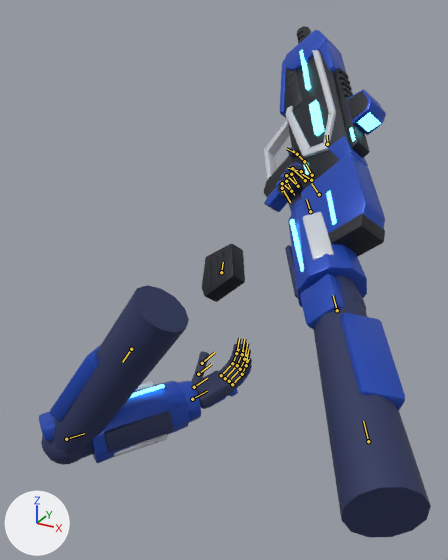
Renders of the Blender file assets_src/fp_rig.blend from each side of a commit.
Rendered twice from a 50 mm lens placed at (0.535, -0.75, 0.258), pointed at (-0.068, 0.347, -0.29). The lights are fixed; the arrows at lower left show +X, +Y and +Z. The older version comes first. Both versions are drawn at frame 9 of the action 'reload'; the numbers are the values there. The bones that bend it are drawn over the model as lines.

Names of what the first picture shows: 'FPRigMesh'.
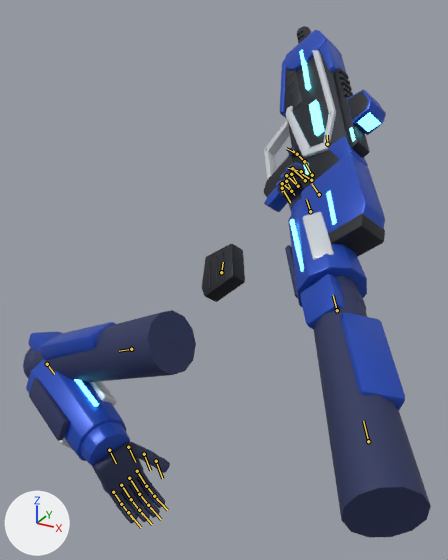
The change in detail:
Bone 'upper.L' (bone_upper_l) turns from (-56, 3, 99) to (-26, -2, 83) degrees about its own x, y and z.
Bone 'fore.L' (bone_fore_l) moves from (0.041, 0.053, -0.017) to (-0.067, 0.127, 0.105).
Bone 'fore.L' (bone_fore_l) turns from (-5, 171, -39) to (-168, 17, 69) degrees about its own x, y and z.
Bone 'hand.L' (bone_hand_l) moves from (0.224, -0.011, 0.007) to (0.202, -0.293, 0.048).
Bone 'hand.L' (bone_hand_l) turns from (-15, 170, -35) to (-94, -17, 72) degrees about its own x, y and z.
Bone 'index1.L' (bone_index1_l) moves from (0.217, -0.011, 0.026) to (0.195, -0.336, -0.035).
Bone 'index1.L' (bone_index1_l) turns from (-35, 170, -35) to (-114, -17, 72) degrees about its own x, y and z.
Bone 'index2.L' (bone_index2_l) moves from (0.232, -0.022, 0.049) to (0.214, -0.371, -0.07).
Bone 'index2.L' (bone_index2_l) turns from (-58, 170, -35) to (-137, -17, 72) degrees about its own x, y and z.
Bone 'index3.L' (bone_index3_l) moves from (0.237, -0.035, 0.072) to (0.234, -0.399, -0.088).
Bone 'index3.L' (bone_index3_l) turns from (105, 10, 145) to (-154, -17, 72) degrees about its own x, y and z.
Bone 'middle1.L' (bone_middle1_l) moves from (0.255, -0.022, 0.03) to (0.21, -0.355, -0.041).
Bone 'middle1.L' (bone_middle1_l) turns from (-35, 170, -35) to (-114, -17, 72) degrees about its own x, y and z.
Bone 'middle2.L' (bone_middle2_l) moves from (0.271, -0.034, 0.055) to (0.23, -0.393, -0.079).
Bone 'middle2.L' (bone_middle2_l) turns from (-58, 170, -35) to (-137, -17, 72) degrees about its own x, y and z.
Bone 'middle3.L' (bone_middle3_l) moves from (0.277, -0.048, 0.079) to (0.252, -0.423, -0.098).
Bone 'middle3.L' (bone_middle3_l) turns from (105, 10, 145) to (-154, -17, 72) degrees about its own x, y and z.
Bone 'ring1.L' (bone_ring1_l) moves from (0.293, -0.034, 0.034) to (0.224, -0.374, -0.047).
Bone 'ring1.L' (bone_ring1_l) turns from (-35, 170, -35) to (-114, -17, 72) degrees about its own x, y and z.
Bone 'ring2.L' (bone_ring2_l) moves from (0.308, -0.045, 0.056) to (0.243, -0.409, -0.082).
Bone 'ring2.L' (bone_ring2_l) turns from (-58, 170, -35) to (-137, -17, 72) degrees about its own x, y and z.
Bone 'ring3.L' (bone_ring3_l) moves from (0.313, -0.058, 0.079) to (0.263, -0.437, -0.1).
Bone 'ring3.L' (bone_ring3_l) turns from (105, 10, 145) to (-154, -17, 72) degrees about its own x, y and z.
Bone 'pinky1.L' (bone_pinky1_l) moves from (0.331, -0.046, 0.037) to (0.239, -0.393, -0.053).
Bone 'pinky1.L' (bone_pinky1_l) turns from (-35, 170, -35) to (-114, -17, 72) degrees about its own x, y and z.
Bone 'pinky2.L' (bone_pinky2_l) moves from (0.343, -0.055, 0.056) to (0.254, -0.422, -0.082).
Bone 'pinky2.L' (bone_pinky2_l) turns from (-58, 170, -35) to (-137, -17, 72) degrees about its own x, y and z.
Bone 'pinky3.L' (bone_pinky3_l) moves from (0.347, -0.066, 0.074) to (0.271, -0.445, -0.096).
Bone 'pinky3.L' (bone_pinky3_l) turns from (105, 10, 145) to (-154, -17, 72) degrees about its own x, y and z.
Bone 'thumb1.L' (bone_thumb1_l) moves from (0.169, 0.004, 0.018) to (0.186, -0.278, 0.043).
Bone 'thumb1.L' (bone_thumb1_l) turns from (-25, -161, -26) to (-94, -17, 40) degrees about its own x, y and z.
Bone 'thumb2.L' (bone_thumb2_l) moves from (0.142, 0.007, 0.037) to (0.188, -0.289, 0.023).
Bone 'thumb2.L' (bone_thumb2_l) turns from (-35, -155, -22) to (-100, -18, 33) degrees about its own x, y and z.
Bone 'thumb3.L' (bone_thumb3_l) moves from (0.12, 0.005, 0.057) to (0.192, -0.302, 0.007).
Bone 'thumb3.L' (bone_thumb3_l) turns from (-41, -152, -20) to (-104, -18, 29) degrees about its own x, y and z.

Pixel boxes (x1, y1, x2, y2) of what changed, in the pictures (448 x 560 px):
'FPRigMesh', posed
    before: (39, 26, 431, 537)
    after: (23, 26, 431, 537)
bone 'upper.L', root to tip
    before: (131, 349) to (122, 362)
    after: (131, 349) to (119, 351)
bone 'fore.L', root to tip
    before: (66, 439) to (84, 433)
    after: (47, 364) to (54, 374)
bone 'hand.L', root to tip
    before: (192, 399) to (207, 391)
    after: (109, 450) to (116, 463)
bone 'index1.L', root to tip
    before: (221, 375) to (232, 363)
    after: (137, 471) to (146, 486)
bone 'index2.L', root to tip
    before: (232, 363) to (239, 349)
    after: (146, 486) to (158, 501)
bone 'index3.L', root to tip
    before: (236, 353) to (239, 338)
    after: (154, 496) to (167, 510)
bone 'middle1.L', root to tip
    before: (225, 378) to (236, 366)
    after: (129, 478) to (139, 492)
bone 'middle2.L', root to tip
    before: (237, 365) to (243, 350)
    after: (139, 494) to (151, 509)
bone 'middle3.L', root to tip
    before: (242, 354) to (244, 339)
    after: (148, 505) to (161, 519)
bone 'ring1.L', root to tip
    before: (229, 381) to (240, 369)
    after: (121, 485) to (131, 499)
bone 'ring2.L', root to tip
    before: (240, 369) to (247, 354)
    after: (131, 499) to (143, 515)
bone 'ring3.L', root to tip
    before: (244, 359) to (247, 343)
    after: (139, 510) to (152, 524)
bone 'pinky1.L', root to tip
    before: (232, 384) to (244, 372)
    after: (113, 492) to (123, 506)
bone 'pinky2.L', root to tip
    before: (242, 374) to (249, 359)
    after: (121, 504) to (133, 519)
bone 'pinky3.L', root to tip
    before: (246, 365) to (248, 349)
    after: (128, 512) to (141, 527)
bone 'thumb1.L', root to tip
    before: (194, 387) to (207, 378)
    after: (128, 447) to (135, 462)
bone 'thumb2.L', root to tip
    before: (198, 374) to (211, 364)
    after: (144, 454) to (150, 470)
bone 'thumb3.L', root to tip
    before: (202, 363) to (214, 352)
    after: (156, 461) to (162, 478)
